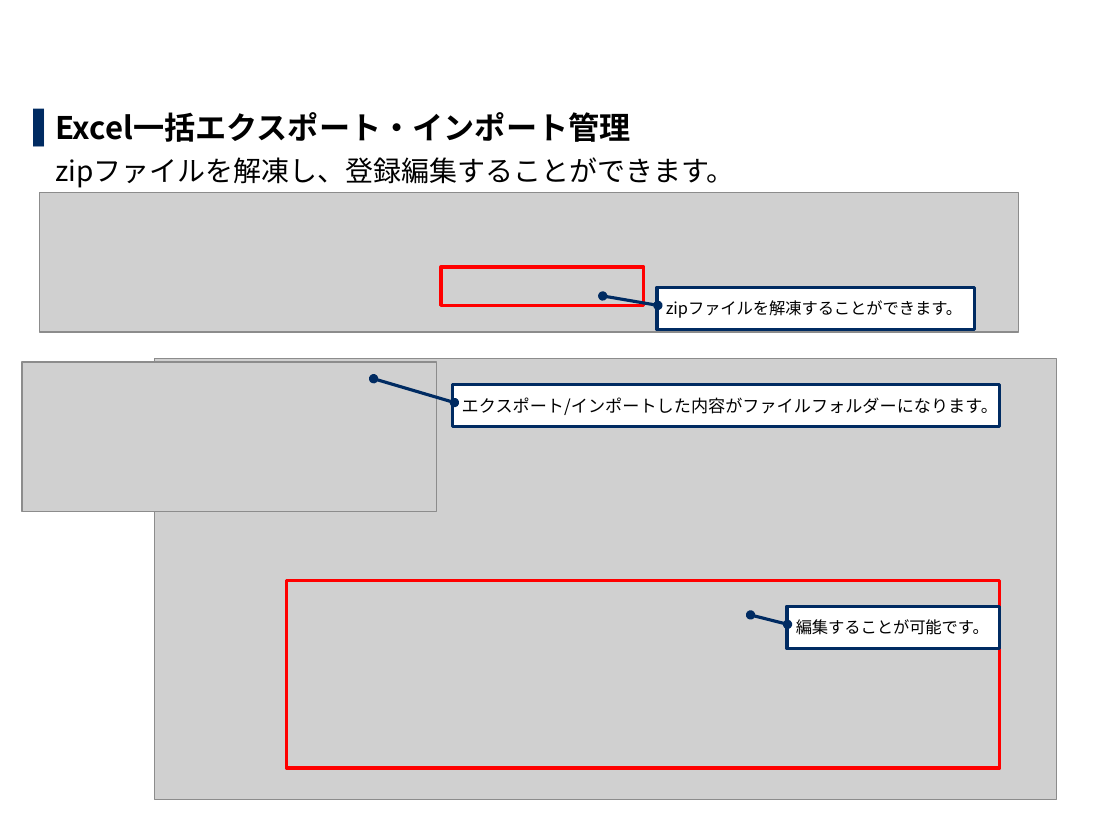
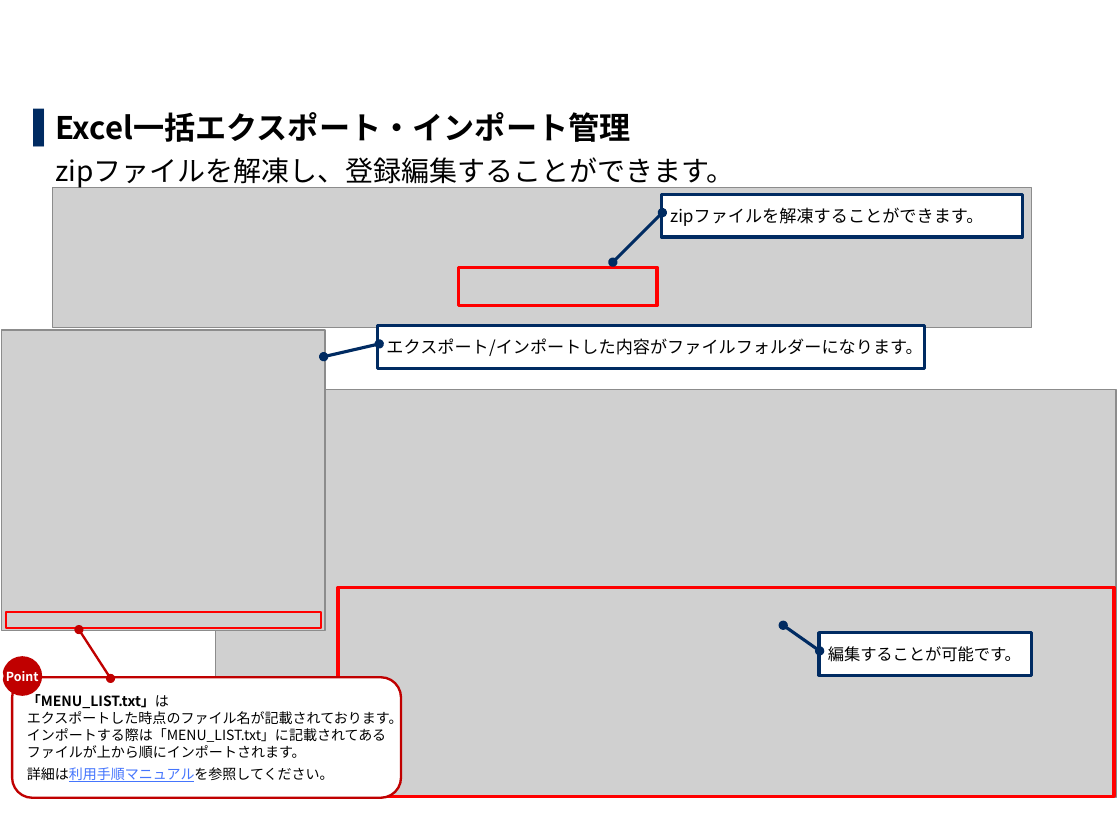
Before and after one commit to exastro-suite/it-automation-docs, a slide deck: slide 21 of asset/Learn_ja/ITA-export-import_classroom_lecture.pptx (slide 18 before the commit). Drawn at 1120x840 pixels with LibreOffice and Linux fonts; fonts in the diff are those of the drawing; grey boxes stand for pictures; background and template pictures are left out. Boxes give left, top, right and bottom in pixels: in the first picture for what was removed or moved away, otherwise in the second. Text is boxed around its words. In the diff, an @@ line names an element or a change of style, - is before the commit and + after.

```diff
--- a/asset/Learn_ja/ITA-export-import_classroom_lecture.pptx
+++ b/asset/Learn_ja/ITA-export-import_classroom_lecture.pptx
@@ picture: place and size @@
-picture at (39, 193, 1018, 333)
+picture at (53, 188, 1032, 328)
@@ border callout "zipファイルを解凍することができます。": place and size @@
-border callout "zipファイルを解凍することができます。" at (657, 287, 976, 329)
+border callout "zipファイルを解凍することができます。" at (662, 195, 1023, 237)
@@ border callout "zipファイルを解凍することができます。" at (662, 195, 1023, 237): size 10.5 to 11 pt; proportions changed @@
@@ rectangle: place and size @@
-rectangle at (441, 267, 644, 305)
+rectangle at (458, 268, 656, 306)
@@ border callout "エクスポート/インポートした内容がファイルフォルダーになります。" at (377, 326, 924, 368): proportions changed @@
@@ border callout "エクスポート/インポートした内容がファイルフォルダーになります。": place and size @@
-border callout "エクスポート/インポートした内容がファイルフォルダーになります。" at (452, 384, 999, 427)
+border callout "エクスポート/インポートした内容がファイルフォルダーになります。" at (377, 326, 924, 368)
@@ picture: place and size @@
-picture at (22, 362, 437, 512)
+picture at (2, 330, 326, 631)
@@ picture: place and size @@
-picture at (155, 358, 1056, 800)
+picture at (215, 390, 1116, 799)
@@ rectangle: place and size @@
-rectangle at (287, 580, 1000, 767)
+rectangle at (338, 587, 1114, 796)
@@ rectangle added at (6, 612, 321, 627), outline #FF0000 1.5 pt @@
@@ double arrow added from (111, 679) to (80, 629), #C00000 1.5 pt @@
@@ speech bubble added at (2, 656, 41, 696), fill #C00000, 8 pt, text #FFFFFF, bold @@
+Point
@@ border callout "編集することが可能です。": place and size @@
-border callout "編集することが可能です。" at (787, 606, 1000, 648)
+border callout "編集することが可能です。" at (819, 633, 1032, 675)
@@ border callout "編集することが可能です。" at (819, 633, 1032, 675): proportions changed @@
@@ rounded rectangle added at (12, 678, 401, 799), fill #FFFFFF, outline #C00000 1.5 pt, 9 pt, text #000000 @@
+「MENU_LIST.txt」は
+エクスポートした時点のファイル名が記載されております。
+インポートする際は「MENU_LIST.txt」に記載されてある
+ファイルが上から順にインポートされます。
+詳細は利用手順マニュアルを参照してください。
```
Also in this commit, not shown: 13 other slides changed, 3 slides added, 1 other file.
